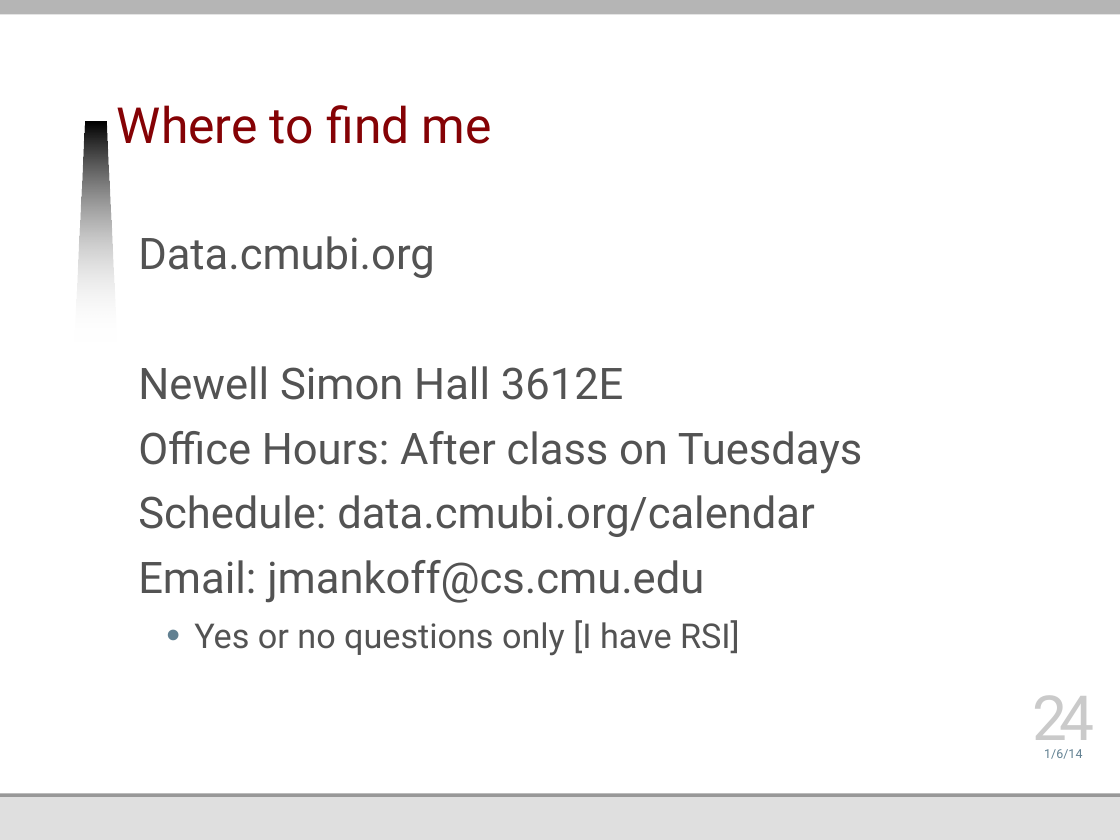
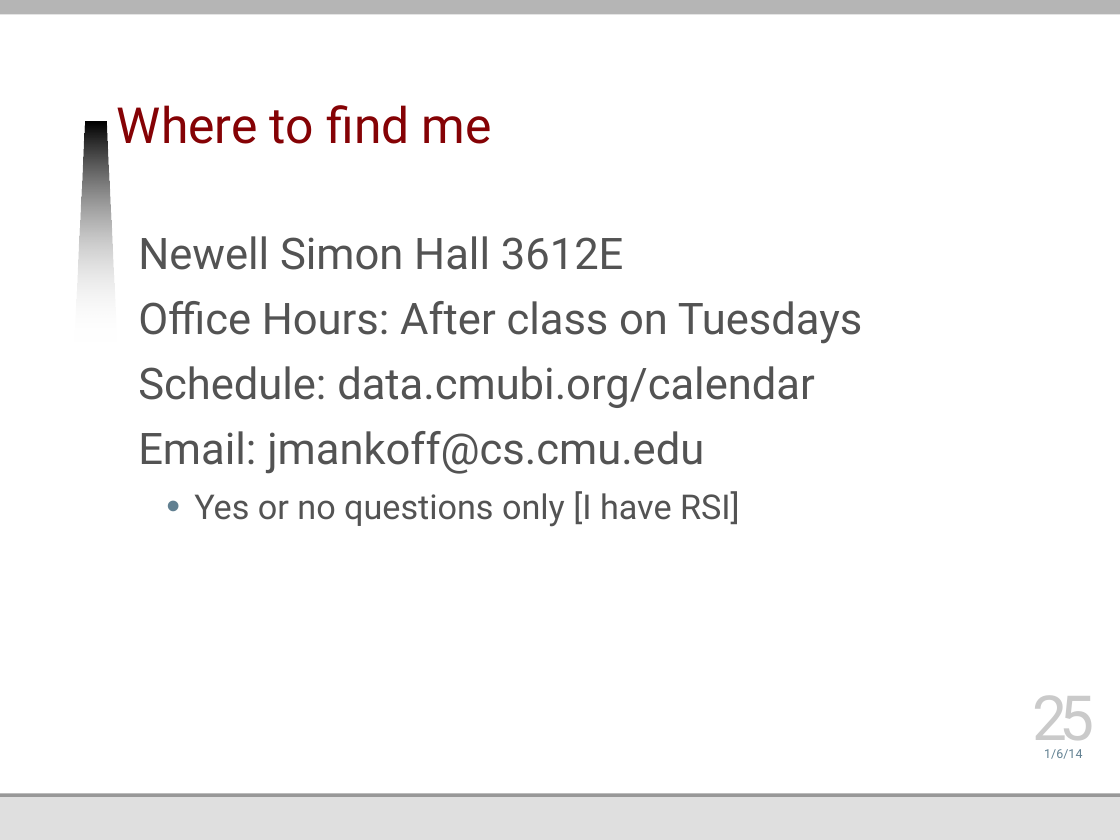
Before and after one commit to jmankoff/data, a slide deck: slide 25 of Lectures/1 Introduction.pptx (slide 24 before the commit). Drawn at 1120x840 pixels with LibreOffice and Linux fonts; fonts in the diff are those of the drawing; background and template pictures are left out. Boxes give left, top, right and bottom in pixels: in the first picture for what was removed or moved away, otherwise in the second. Text is boxed around its words. In the diff, an @@ line names an element or a change of style, - is before the commit and + after.

```diff
--- a/Lectures/1 Introduction.pptx
+++ b/Lectures/1 Introduction.pptx
@@ text at <box>138,236,435,278</box>: paragraph removed @@
-Data.cmubi.org
@@ page number at <box>1032,695,1094,756</box>: text changed @@
-24
+25
```
Also in this commit, not shown: 6 other slides changed, 1 slide added, 1 other file.
